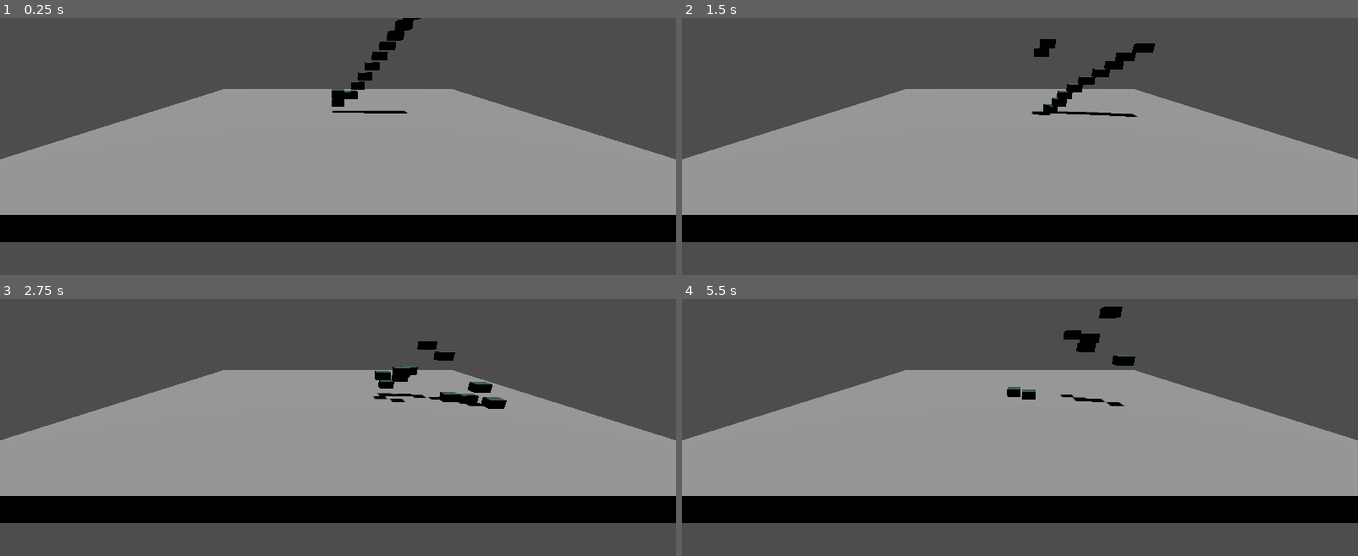
Above: before the commit, frames 1-4 (two rows, left to right).
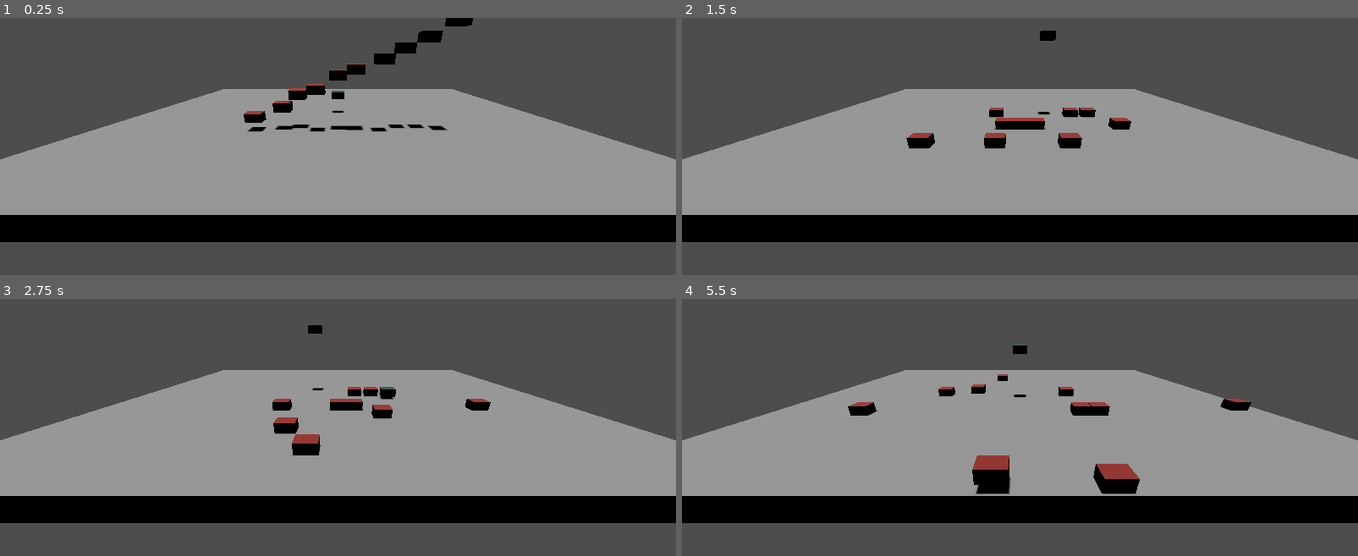
Above: after the commit, the same moments.

Repository: djaessel/godont
Game: Godot game, scene res://main.tscn
Two runs of this game, one before a commit and one after it. Both use one fixed random seed, a clock stepped at 60 frames per second and the inputs below.
Inputs:
- Up to frame 1 (0.25 s): no input
- Up to frame 2 (1.5 s): hold Right (move_right) 0.53-1.28 s; hold Space (jump) 0.53-1.28 s; hold Down (move_back) from 1.28 s (still down); tap Space (jump) at 1.35 s
- Up to frame 3 (2.75 s): tap Space (jump) at 1.52, 1.82 s; release Down (move_back) at 2.03 s; hold Right (move_right) from 2.03 s (still down); hold Space (jump) from 2.03 s (still down)
- Up to frame 4 (5.5 s): release Right (move_right) at 2.78 s; release Space (jump) at 2.78 s; hold Up (move_forward) 2.78-3.53 s; tap Space (jump) at 2.85, 3.02, 3.32, 4.35, 4.52, 4.82 s; hold Space (jump) 3.53-4.28 s; hold Left (move_left) 3.53-5.03 s; hold Down (move_back) from 5.03 s (still down); hold Space (jump) from 5.03 s (still down)

The runs differ from the first frame. In frame 1, 2.4% of the frame differs, in the area x 36-70%, y 0-45%; in frame 2, 2.4%; in frame 3, 2.5%; in frame 4, 3.3%, in the area x 24-85%, y 2-76%.

Commit message:
fall off handling + mobs + basic mob movement

Diff:
--- a/Ground.gd
+++ b/Ground.gd
@@ -1,16 +1,35 @@
 extends StaticBody3D
 
+var mobs = []
+var finish = false
 
 # Called when the node enters the scene tree for the first time.
 func _ready():
-	var playerx = preload("res://player.tscn")
+	var mobx = preload("res://moby.tscn")
 	for n in 10:
-		var px = playerx.instantiate()
-		px.position.x = n
-		px.position.y = n
-		add_child(px)
-	pass
+		var m = mobx.instantiate()
+		m.position.x = n * 2.5 - 10
+		m.position.y = n
+		m.position.z += 10
+		mobs.push_back(m)
+		add_child(m)
 
 # Called every frame. 'delta' is the elapsed time since the previous frame.
 func _process(delta):
-	pass
+	if finish:
+		get_tree().quit()
+
+	#var ground = get_node("SuperMesh")
+	var player = get_parent().get_node("Player")
+	for m in mobs:
+		if m.position.y < -4.5:
+			print("One jumped over! > ", m.get_instance_id())
+			remove_child(m)
+			mobs.erase(m)
+
+	if not finish and len(mobs) <= 0:
+		print("All enemies are dead!")
+		finish = true
+
+	if finish:
+		print("Game Finished!")
--- a/main.tscn
+++ b/main.tscn
@@ -15,10 +15,10 @@
 transform = Transform3D(1, 0, 0, 0, 1, 0, 0, 0, 1, 0, -1, 0)
 script = ExtResource("1_kq3cc")
 
-[node name="CollisionShape3D" type="CollisionShape3D" parent="Ground"]
+[node name="SuperCollision" type="CollisionShape3D" parent="Ground"]
 shape = SubResource("BoxShape3D_ylrk6")
 
-[node name="MeshInstance3D" type="MeshInstance3D" parent="Ground"]
+[node name="SuperMesh" type="MeshInstance3D" parent="Ground"]
 mesh = SubResource("BoxMesh_iuy3a")
 
 [node name="DirectionalLight3D" type="DirectionalLight3D" parent="."]
--- /dev/null
+++ b/moby.gd
@@ -0,0 +1,53 @@
+extends CharacterBody3D
+
+# How fast the player moves in meters per second.
+@export var speed = 5
+# The downward acceleration when in the air, in meters per second squared.
+@export var fall_acceleration = 75
+
+var target_velocity = Vector3.ZERO
+
+var maxY = 0.15
+var jumping = false
+
+var timeout = 5
+
+
+func _physics_process(delta):
+	var direction = Vector3.ZERO
+
+	if timeout <= 0:
+		var randomx = randi_range(1,5)
+		match randomx:
+			1: # move right
+				direction.x += 55
+			2: # move left
+				direction.x -= 55
+			3: # move back
+				direction.z += 55
+			4: # move forward
+				direction.z -= 55
+			5: # jump
+				jumping = true
+		timeout = 100
+
+	timeout -= 1
+
+	if direction != Vector3.ZERO:
+		direction = direction.normalized()
+		# Ground Velocity
+		target_velocity.x = direction.x * speed
+		target_velocity.z = direction.z * speed
+
+	# Vertical Velocity
+	if not is_on_floor() and not jumping: # If in the air, fall towards the floor. Literally gravity
+		target_velocity.y = target_velocity.y - (fall_acceleration * delta)
+	elif jumping:
+		target_velocity.y = target_velocity.y + (fall_acceleration * delta)
+		jumping = true
+		if position.y >= maxY:
+			jumping = false
+
+	# Moving the Character
+	velocity = target_velocity
+	move_and_slide()
--- /dev/null
+++ b/moby.tscn
@@ -0,0 +1,31 @@
+[gd_scene load_steps=6 format=3 uid="uid://b7hsua68kvm2i"]
+
+[ext_resource type="Script" path="res://moby.gd" id="1_i4gd5"]
+
+[sub_resource type="CanvasTexture" id="CanvasTexture_onb68"]
+specular_color = Color(0.521569, 0.47451, 0.733333, 1)
+
+[sub_resource type="StandardMaterial3D" id="StandardMaterial3D_nv53l"]
+albedo_color = Color(0.619608, 0.160784, 0.129412, 1)
+metallic = 0.38
+metallic_specular = 0.8
+metallic_texture = SubResource("CanvasTexture_onb68")
+
+[sub_resource type="BoxMesh" id="BoxMesh_gd38g"]
+material = SubResource("StandardMaterial3D_nv53l")
+size = Vector3(2, 1, 2)
+
+[sub_resource type="BoxShape3D" id="BoxShape3D_xor2c"]
+size = Vector3(2, 1, 2)
+
+[node name="Moby" type="CharacterBody3D"]
+script = ExtResource("1_i4gd5")
+
+[node name="MobyMesh" type="MeshInstance3D" parent="."]
+transform = Transform3D(1, 0, 0, 0, 1, 0, 0, 0, 1, 0, 5, 0)
+mesh = SubResource("BoxMesh_gd38g")
+skeleton = NodePath("")
+
+[node name="CollisionShape" type="CollisionShape3D" parent="."]
+transform = Transform3D(1, 0, 0, 0, 1, 0, 0, 0, 1, 0, 5, 0)
+shape = SubResource("BoxShape3D_xor2c")
